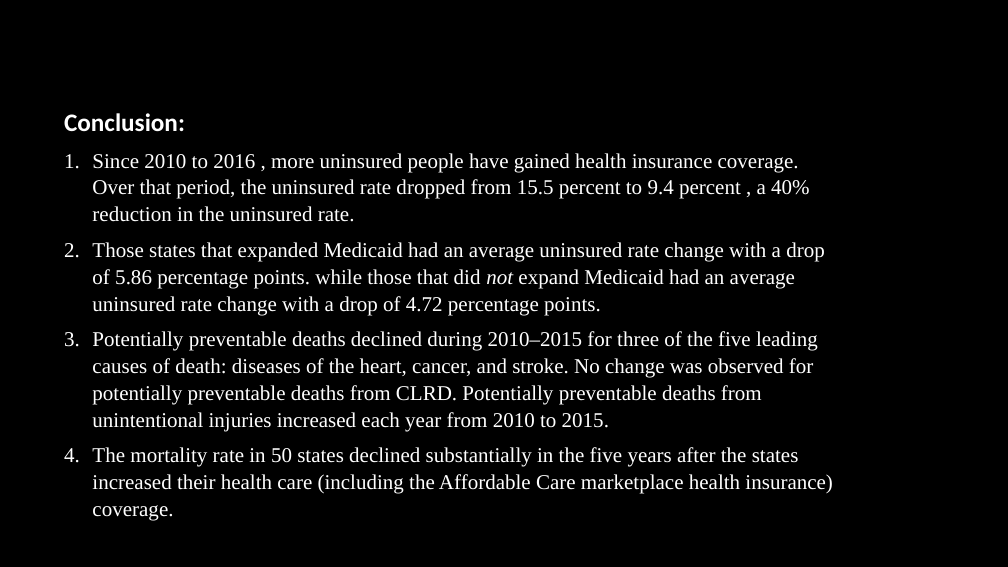
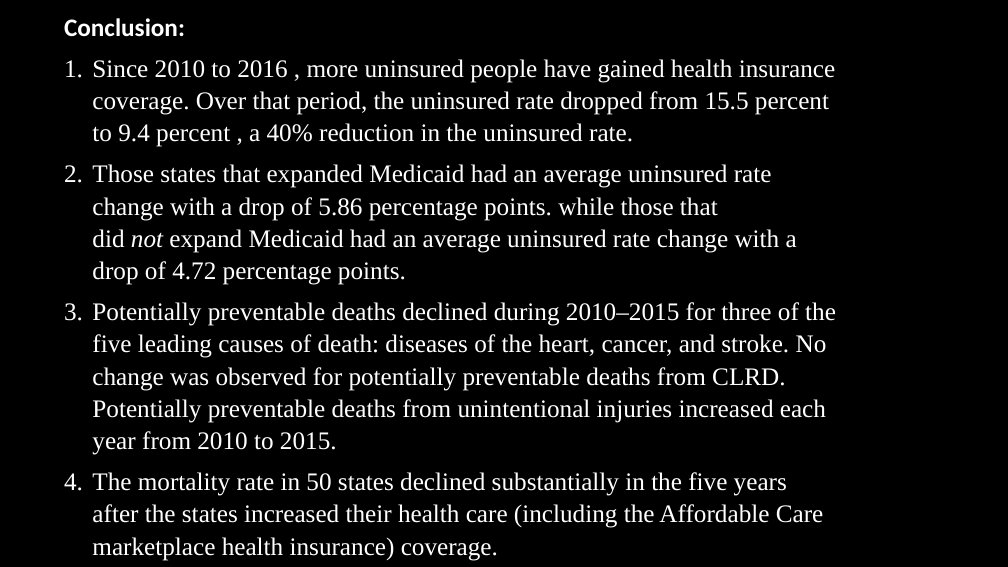
Before and after one commit to GWDataProject/Project-1, a slide deck: slide 34 of 11-14-17 Final Project_1_presentation.pptx. Drawn at 1008x567 pixels with LibreOffice and Linux fonts; fonts in the diff are those of the drawing; background and template pictures are left out. Boxes give left, top, right and bottom in pixels: in the first picture for what was removed or moved away, otherwise in the second. Text is boxed around its words. In the diff, an @@ line names an element or a change of style, - is before the commit and + after.

```diff
--- a/11-14-17 Final Project_1_presentation.pptx
+++ b/11-14-17 Final Project_1_presentation.pptx
@@ text "Conclusion:": place and size @@
-text "Conclusion:" at (64,113,832,521)
+text "Conclusion:" at (64,18,836,561)
@@ text at (92,59,836,561): size 20 to 24 pt @@
```
Also in this commit, not shown: 6 other slides changed.
